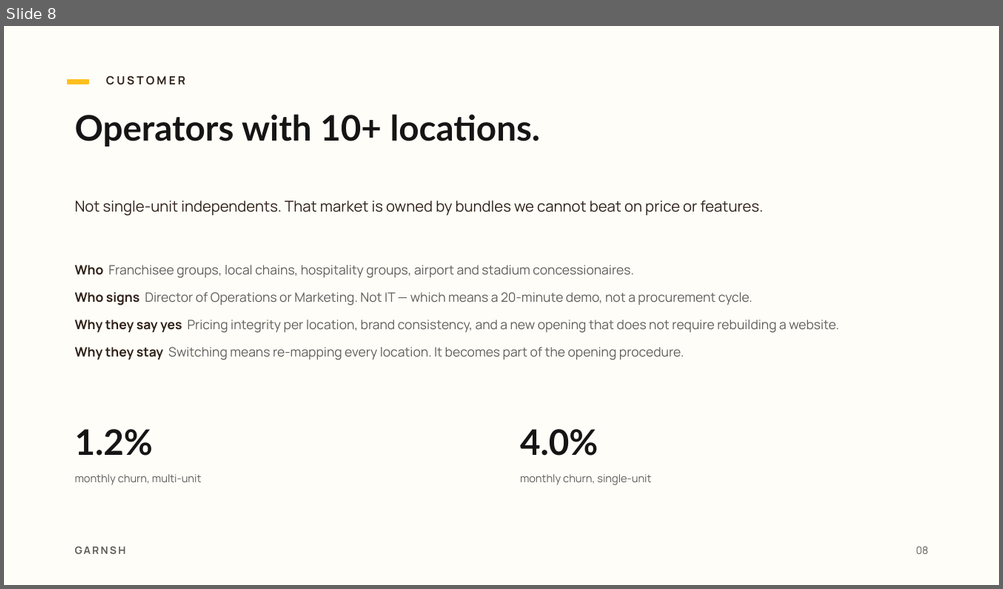
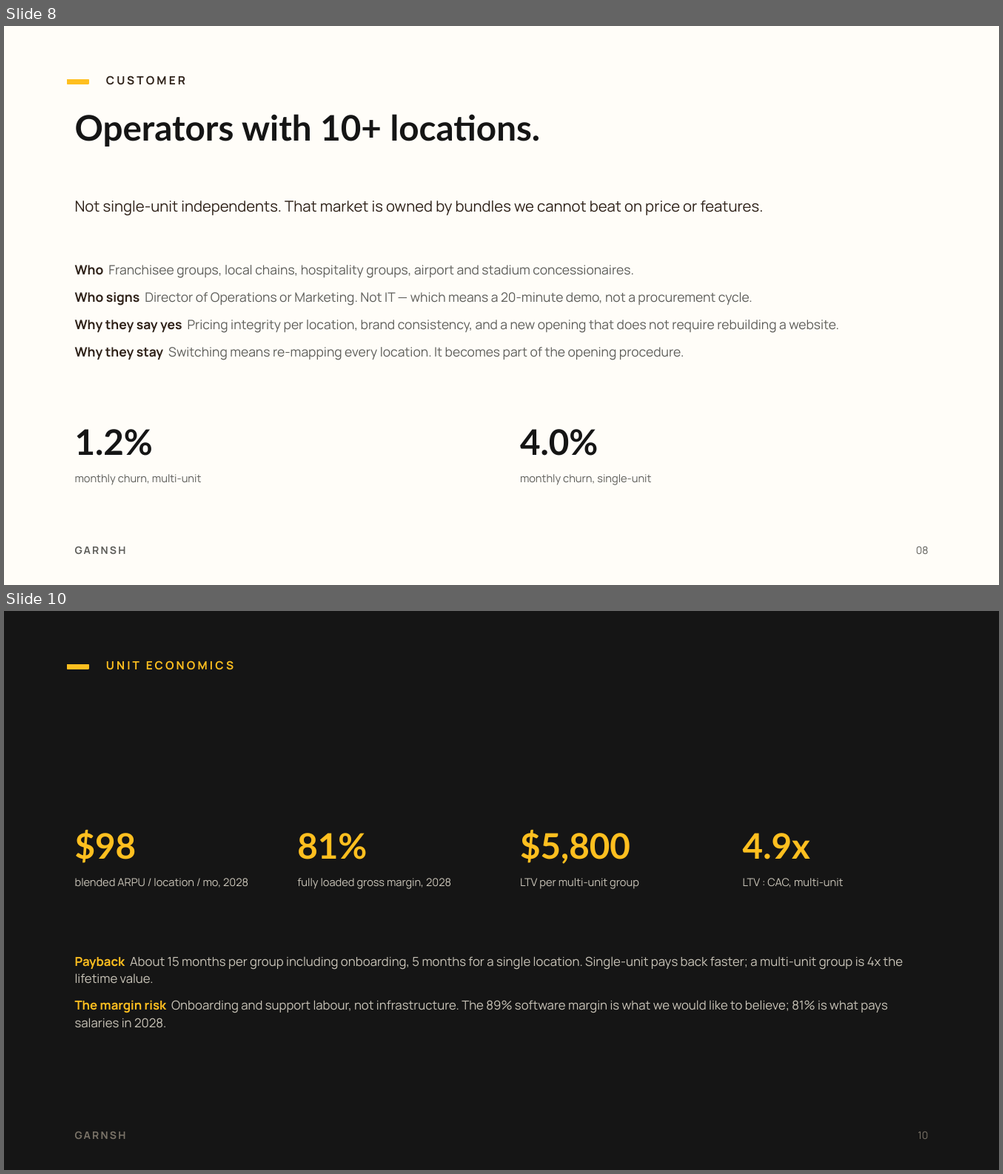
Before and after one commit to Kofiacheampong/trading, a slide deck: projects/garnsh-deck/garnsh-pitch-deck.pptx. Shown one above the other, each under a label of ours: slide 8 before the commit, slides 8 and 10 after it; the slides between them are not shown. The pictures are 1003x589 and 1003x1174 pixels, drawn with LibreOffice and Linux fonts; fonts in the diff are those of the drawing. Boxes give left, top, right and bottom in pixels: in the first picture for what was removed or moved away, otherwise in the second. Text is boxed around its words. In the diff, an @@ line names an element or a change of style, - is before the commit and + after.

```diff
--- a/projects/garnsh-deck/garnsh-pitch-deck.pptx
+++ b/projects/garnsh-deck/garnsh-pitch-deck.pptx
@@ slide 10 added at <box>4,611,999,1170</box>, background #151515 @@
@@ rectangle added at <box>68,665,88,669</box>, fill #FFBF1F, outline #FFBF1F 1 pt @@
@@ text added at <box>106,661,139,670</box>, 11 pt, text #FFBF1F, bold @@
+UNIT ECONOMICS
@@ text added at <box>75,829,136,863</box>, 34 pt, text #FFBF1F, bold @@
+$98
@@ text added at <box>520,829,630,864</box>, 34 pt, text #FFBF1F, bold @@
+$5,800
@@ text added at <box>297,833,367,860</box>, 34 pt, text #FFBF1F, bold @@
+81%
@@ text added at <box>743,833,810,860</box>, 34 pt, text #FFBF1F, bold @@
+4.9x
@@ text added at <box>75,878,248,888</box>, 10.5 pt, text #C9C4B8 @@
+blended ARPU / location / mo, 2028
@@ text added at <box>297,878,451,889</box>, 10.5 pt, text #C9C4B8 @@
+fully loaded gross margin, 2028
@@ text added at <box>520,878,639,889</box>, 10.5 pt, text #C9C4B8 @@
+LTV per multi-unit group
@@ text added at <box>743,878,842,888</box>, 10.5 pt, text #C9C4B8 @@
+LTV : CAC, multi-unit
@@ text added at <box>75,957,902,1028</box>, 12 pt, text #C9C4B8 @@
+▪ Payback About 15 months per group including onboarding, 5 months for a single location. Single-unit pays back faster; a multi-unit group is 4x the lifetime value.
+▪ The margin risk Onboarding and support labour, not infrastructure. The 89% software margin is what we would like to believe; 81% is what pays salaries in 2028.
@@ text added at <box>75,1132,126,1139</box>, 10 pt, text #7A7368, bold @@
+GARNSH
@@ text added at <box>917,1132,928,1139</box>, 10 pt, text #7A7368 @@
+10
```
Also in this commit, not shown: 7 slides changed, 3 other slides added, 1 slide removed, 29 other files.
